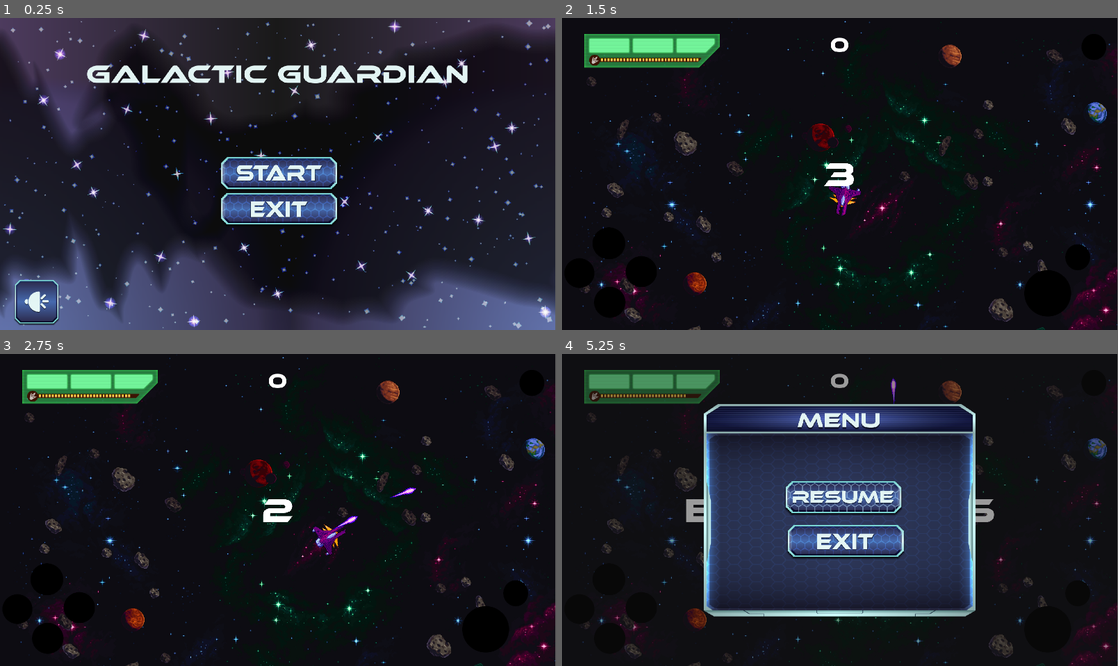
Above: before the commit, frames 1-4 (two rows, left to right).
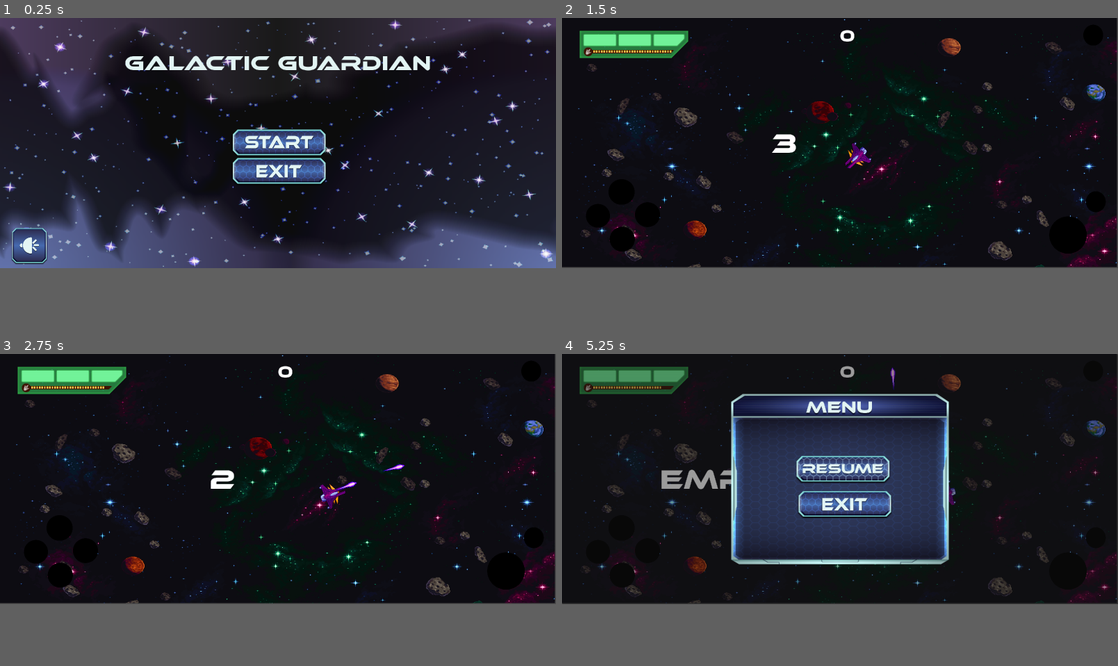
Above: after the commit, the same moments.

Repository: carlosegb1402/Godot-Game
Game: Godot game, scene res://MenuAssets/menu.tscn
The game is run twice, just before and just after one commit, with the same random seed, the same clock (stepped at 60 frames per second) and the same inputs.
Inputs (mouse positions are in pixels of both pictures, inside the frame that each line leads up to; where the layout moved, square brackets give the same spot in the first picture):
- Up to frame 1 (0.25 s): no input
- Up to frame 2 (1.5 s): click (840, 174) at 0.5 s; click (773, 289) [828, 289] at 1.25 s
- Up to frame 3 (2.75 s): tap Enter at 2 s; move the mouse to (400, 494) at 2.02 s; press the mouse at (400, 494) at 2.03 s; hold D (Right) from 2.03 s (still down)
- Up to frame 4 (5.25 s): move the mouse to (728, 525) at 2.77 s; release D (Right) at 2.78 s; release the mouse at (728, 525) at 2.78 s; hold S (Back) 2.78-3.5 s; tap P at 2.85, 5.1 s; click (840, 497) [845, 497] at 3.5 s; move the mouse to (895, 441) at 4.27 s; press the mouse at (895, 441) at 4.28 s; hold D (Right) 4.28-5.03 s; move the mouse to (812, 572) at 5.02 s; release the mouse at (812, 572) at 5.03 s; hold W (Forward) from 5.03 s (still down)
In our replay, the window is 799x449 before the commit and 800x360 after it. These sizes can differ from the game's own. Grey fills any space a smaller window leaves; there, only what the larger window draws over its background counts as a difference.

The runs differ from the first frame. In frame 1, 41% of the frame differs, in the area x 0-100%, y 0-100%; in frame 2, 11%; in frame 3, 11%; in frame 4, 31%.

Commit message:
Changed screen size

Diff:
--- a/Arena.tscn
+++ b/Arena.tscn
@@ -24,13 +24,13 @@
 script = ExtResource("1_4xuhd")
 
 [node name="background" type="Sprite2D" parent="."]
-position = Vector2(959.556, 538.5)
-scale = Vector2(1.00463, 1.00463)
+position = Vector2(1196.1, 533)
+scale = Vector2(1.2499, 1.005)
 texture = ExtResource("2_wvkoy")
 metadata/_edit_lock_ = true
 
 [node name="Sprite2D" parent="." instance=ExtResource("1_juo8i")]
-position = Vector2(971, 630)
+position = Vector2(1266, 605)
 metadata/_edit_lock_ = true
 
 [node name="UI" type="Node2D" parent="."]
@@ -46,10 +46,14 @@
 
 [node name="score" type="Label" parent="UI/Control"]
 layout_mode = 1
-anchors_preset = 10
-anchor_right = 1.0
-offset_top = 50.0
-offset_bottom = 135.0
+anchors_preset = -1
+anchor_left = 0.142
+anchor_right = 1.142
+anchor_bottom = 0.11
+offset_left = 0.359985
+offset_top = 34.0
+offset_right = 0.359863
+offset_bottom = 0.199989
 grow_horizontal = 2
 theme_override_fonts/font = ExtResource("4_ve7b5")
 theme_override_font_sizes/font_size = 70
@@ -59,11 +63,14 @@
 metadata/_edit_lock_ = true
 
 [node name="background" type="TextureRect" parent="UI/Control"]
-layout_mode = 0
+layout_mode = 1
+anchors_preset = -1
+anchor_right = 1.245
+anchor_bottom = 0.958
 offset_left = 77.0
 offset_top = 55.0
-offset_right = 545.0
-offset_bottom = 172.0
+offset_right = -1845.4
+offset_bottom = -862.64
 size_flags_horizontal = 4
 texture = ExtResource("6_pxifb")
 script = ExtResource("7_au5qa")
@@ -120,15 +127,15 @@
 
 [node name="reload_ad" type="TextureRect" parent="UI/Control"]
 layout_mode = 1
-anchors_preset = 7
-anchor_left = 0.5
-anchor_top = 1.0
-anchor_right = 0.5
-anchor_bottom = 1.0
-offset_left = -64.0
-offset_top = -150.0
-offset_right = 64.0
-offset_bottom = -22.0
+anchors_preset = -1
+anchor_left = 0.612
+anchor_top = 0.861
+anchor_right = 0.679
+anchor_bottom = 0.98
+offset_left = -0.0400391
+offset_top = 0.119934
+offset_right = -0.680054
+offset_bottom = -0.400024
 grow_horizontal = 2
 grow_vertical = 0
 texture = ExtResource("11_43mu4")
@@ -158,53 +165,53 @@
 visible = false
 
 [node name="ControlsTouch" type="Node2D" parent="."]
-position = Vector2(92, 710)
+position = Vector2(108, 700)
 scale = Vector2(0.568, 0.554)
 script = ExtResource("15_numha")
 
 [node name="TouchScreenButtonW" type="TouchScreenButton" parent="ControlsTouch"]
-scale = Vector2(1, 1)
+position = Vector2(139.084, -34.296)
 texture_normal = ExtResource("16_a1vf7")
 texture_pressed = ExtResource("16_a1vf7")
 shape = SubResource("CircleShape2D_h2rnp")
 
 [node name="TouchScreenButtonA" type="TouchScreenButton" parent="ControlsTouch"]
-position = Vector2(-169.014, 194.946)
+position = Vector2(-29.9296, 160.65)
 scale = Vector2(0.915493, 0.927798)
 texture_normal = ExtResource("16_a1vf7")
 texture_pressed = ExtResource("16_a1vf7")
 shape = SubResource("CircleShape2D_h2rnp")
 
 [node name="TouchScreenButtonS" type="TouchScreenButton" parent="ControlsTouch"]
-position = Vector2(10.5634, 371.841)
+position = Vector2(149.648, 337.545)
 scale = Vector2(0.957746, 0.971119)
 texture_normal = ExtResource("16_a1vf7")
 texture_pressed = ExtResource("16_a1vf7")
 shape = SubResource("CircleShape2D_h2rnp")
 
 [node name="TouchScreenButtonD" type="TouchScreenButton" parent="ControlsTouch"]
-position = Vector2(202.465, 180.505)
+position = Vector2(341.549, 146.209)
 scale = Vector2(0.957746, 0.971119)
 texture_normal = ExtResource("16_a1vf7")
 texture_pressed = ExtResource("16_a1vf7")
 shape = SubResource("CircleShape2D_h2rnp")
 
 [node name="TouchScreenButtonF" type="TouchScreenButton" parent="ControlsTouch"]
-position = Vector2(2617.96, 254.513)
+position = Vector2(3478.87, 243.682)
 scale = Vector2(1.42958, 1.45487)
 texture_normal = ExtResource("16_a1vf7")
 texture_pressed = ExtResource("16_a1vf7")
 shape = SubResource("CircleShape2D_h2rnp")
 
 [node name="TouchScreenButtonR" type="TouchScreenButton" parent="ControlsTouch"]
-position = Vector2(2883.8, 110.108)
+position = Vector2(3772.89, 64.982)
 scale = Vector2(0.757042, 0.815884)
 texture_normal = ExtResource("16_a1vf7")
 texture_pressed = ExtResource("16_a1vf7")
 shape = SubResource("CircleShape2D_h2rnp")
 
 [node name="TouchScreenButtonE" type="TouchScreenButton" parent="ControlsTouch"]
-position = Vector2(2982.39, -1203.97)
+position = Vector2(3753.52, -1232.85)
 scale = Vector2(0.757042, 0.815884)
 texture_normal = ExtResource("16_a1vf7")
 texture_pressed = ExtResource("16_a1vf7")
--- a/project.godot
+++ b/project.godot
@@ -22,7 +22,7 @@
 
 [display]
 
-window/size/viewport_width=1920
+window/size/viewport_width=2400
 window/size/viewport_height=1080
 window/size/resizable=false
 window/vsync/vsync_mode=0
Not shown, changed: Exports/Galacitc Guardian 2.apk
Not shown, changed: Exports/Galacitc Guardian 2.apk.idsig
